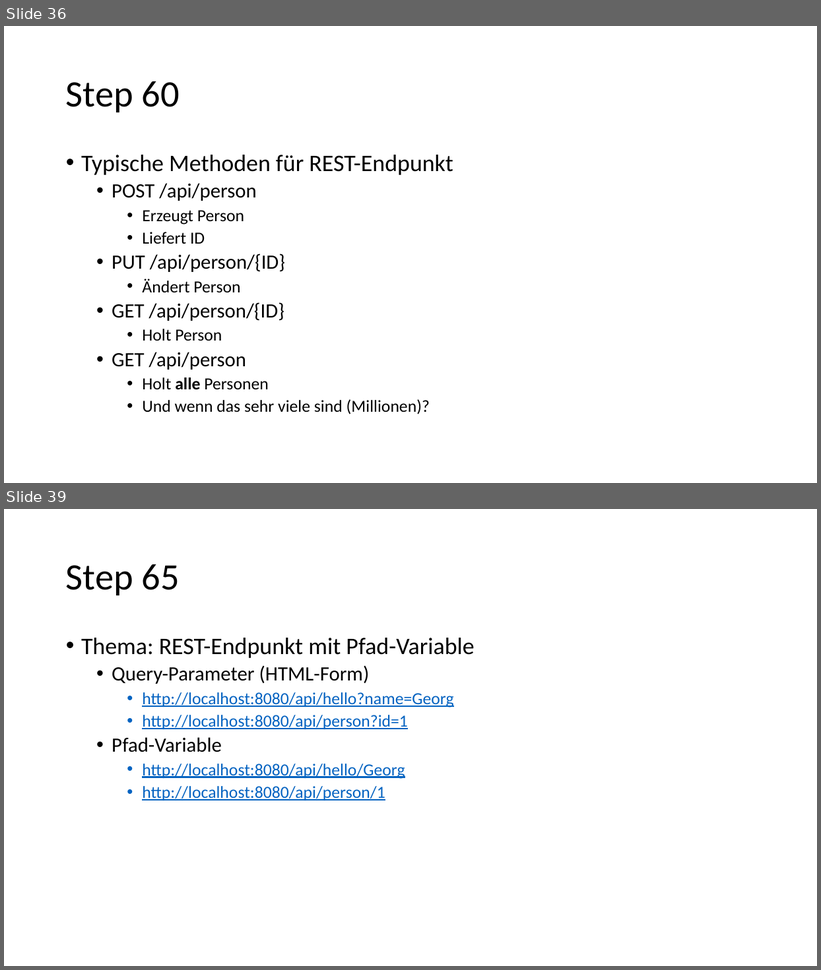
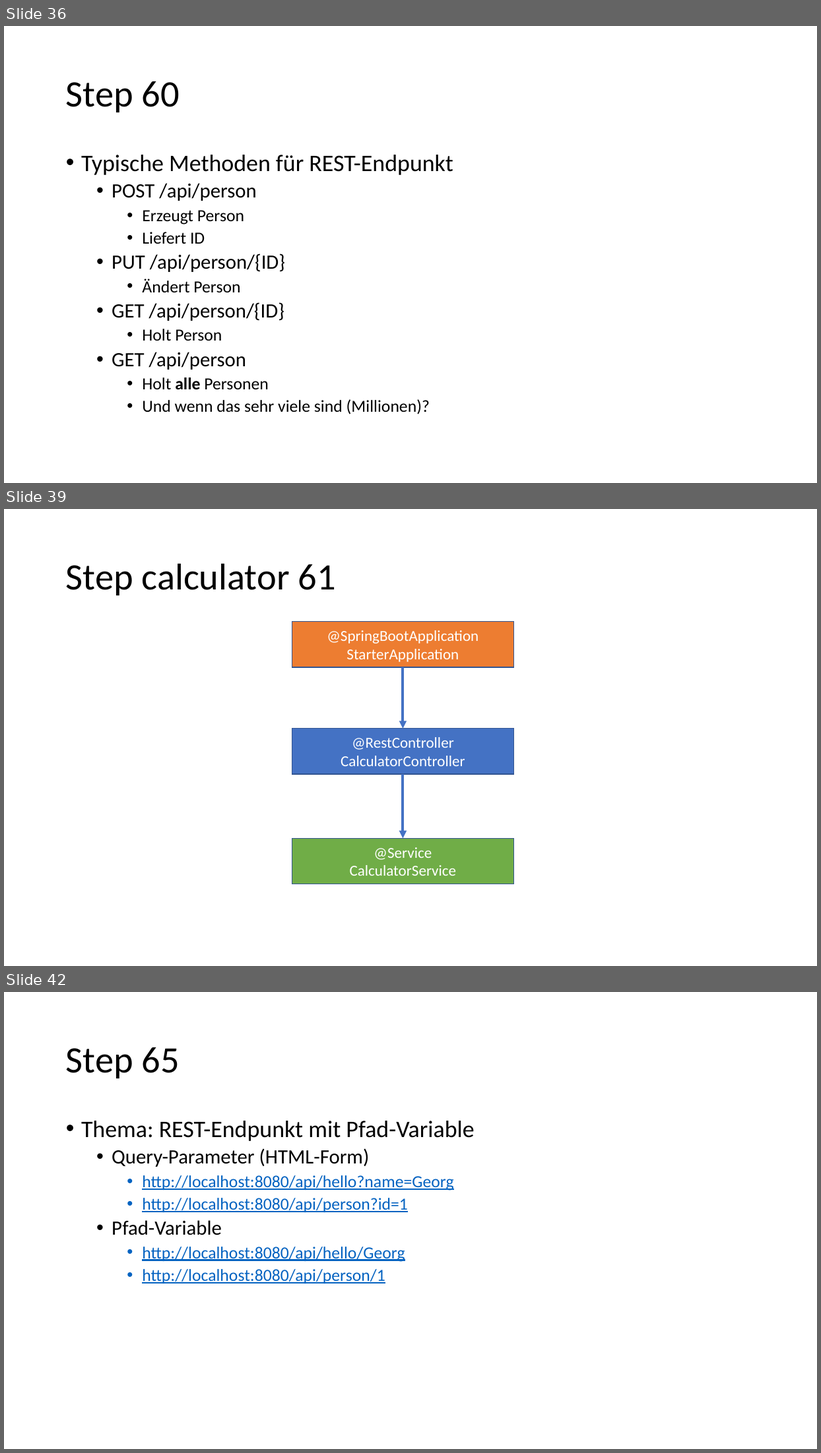
Before and after one commit to igeldo/PR4-SoSe23, a slide deck: Java-Starter.pptx. Shown one above the other, each under a label of ours: slides 36 and 39 before the commit, slides 36, 39 and 42 after it; the slides between them are not shown. The pictures are 821x970 and 821x1453 pixels, drawn with LibreOffice and Linux fonts; fonts in the diff are those of the drawing. Boxes give left, top, right and bottom in pixels: in the first picture for what was removed or moved away, otherwise in the second. Text is boxed around its words. In the diff, an @@ line names an element or a change of style, - is before the commit and + after.

```diff
--- a/Java-Starter.pptx
+++ b/Java-Starter.pptx
@@ slide 39 added at [4, 509, 817, 966], background #FFFFFF @@
@@ title added at [66, 563, 335, 595], 44 pt, text #000000 @@
+Step calculator 61
@@ rectangle added at [292, 622, 514, 667], fill #ED7D31, outline #325491 1 pt, 18 pt, text #FFFFFF @@
+@SpringBootApplication
+StarterApplication
@@ arrow added from (403, 667) to (403, 729), #4472C4 3 pt @@
@@ rectangle added at [292, 729, 514, 774], fill #4472C4, outline #325491 1 pt, 18 pt, text #FFFFFF @@
+@RestController
+CalculatorController
@@ arrow added from (403, 774) to (403, 838), #4472C4 3 pt @@
@@ rectangle added at [292, 838, 514, 884], fill #70AD47, outline #325491 1 pt, 18 pt, text #FFFFFF @@
+@Service
+CalculatorService
@@ what was slide 39 is now slide 42 @@
```
Also in this commit, not shown: 3 slides changed, 11 other slides added.
